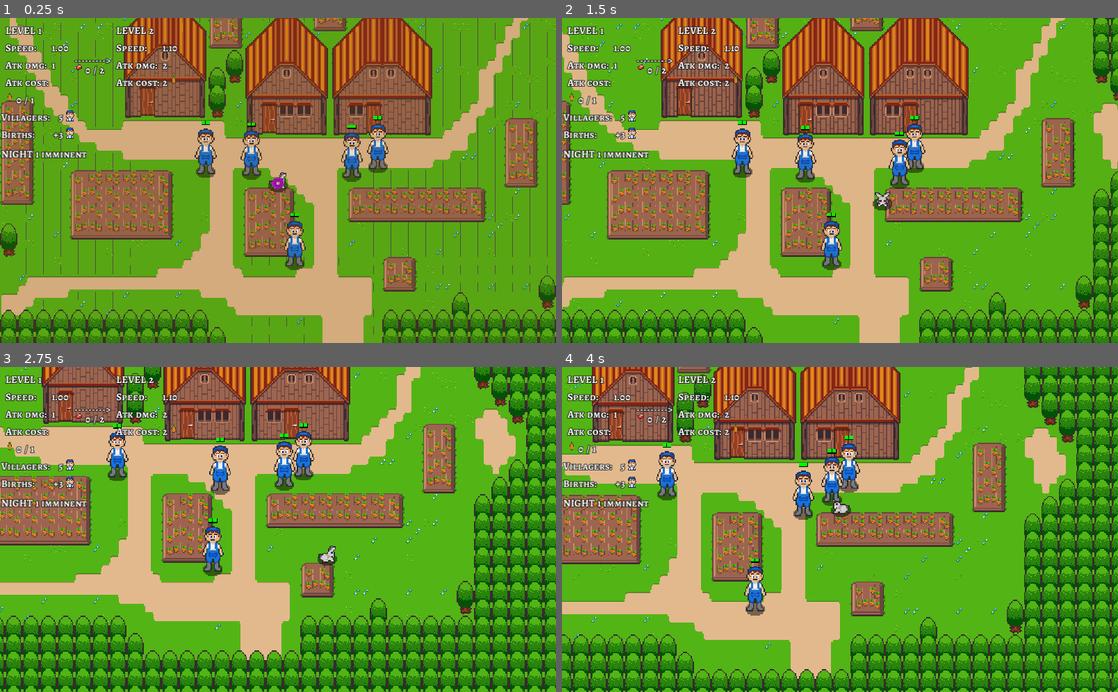
Above: before the commit, frames 1-4 (two rows, left to right).
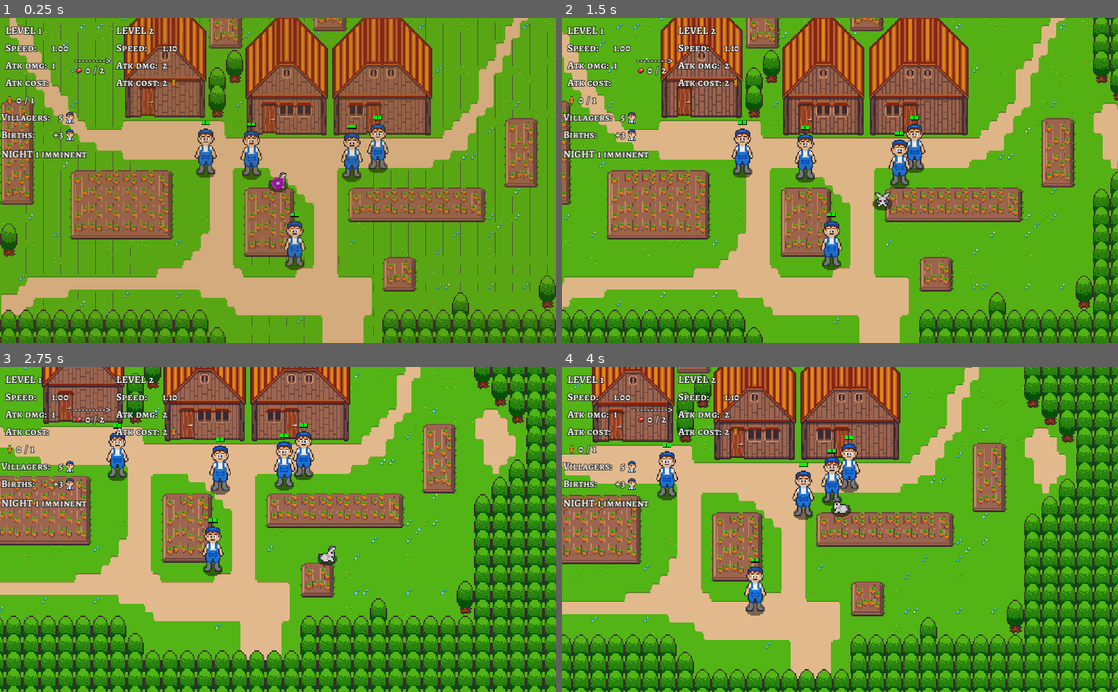
Above: after the commit, the same moments.

Repository: axerosh/rabbit-rampage
Game: Godot game, scene res://level2.tscn
Two runs of this game, one before a commit and one after it. Both use one fixed random seed, a clock stepped at 60 frames per second and the inputs below.
Inputs:
- Up to frame 1 (0.25 s): no input
- Up to frame 2 (1.5 s): tap Enter at 0.5 s; hold D (move_right) 0.53-1.28 s; tap Space (attack) at 0.6, 1.35 s; hold S (move_down) from 1.28 s (still down)
- Up to frame 3 (2.75 s): release S (move_down) at 2.03 s; hold D (move_right) from 2.03 s (still down); tap Space (attack) at 2.1 s
- Up to frame 4 (4 s): release D (move_right) at 2.78 s; hold W (move_up) 2.78-3.53 s; tap Space (attack) at 2.85, 3.6 s; hold A (move_left) from 3.53 s (still down)

The runs differ from the first frame. In frame 1, 0.2% of the frame differs, in the area x 1-32%, y 14-38%; in frame 2, 0.2%; in frame 3, 0.2%; in frame 4, 0.2%.

Commit message:
Center GUI icons

Diff:
--- a/gui/gui.tscn
+++ b/gui/gui.tscn
@@ -124,10 +124,10 @@
 }
 
 [node name="Unit" type="TextureRect" parent="Leveling/Current/CarrotCount"]
-margin_top = 8.0
 margin_right = 16.0
-margin_bottom = 16.0
+margin_bottom = 28.0
 texture = ExtResource( 1 )
+stretch_mode = 4
 __meta__ = {
 "_edit_use_anchors_": false
 }
@@ -183,10 +183,10 @@
 }
 
 [node name="Unit" type="TextureRect" parent="Leveling/LevelUp/FleshCounter"]
-margin_top = 8.0
 margin_right = 16.0
-margin_bottom = 24.0
+margin_bottom = 28.0
 texture = ExtResource( 2 )
+stretch_mode = 4
 __meta__ = {
 "_edit_use_anchors_": false
 }
@@ -317,12 +317,11 @@
 }
 
 [node name="Unit" type="TextureRect" parent="Leveling/Next/GridContainer/Cost"]
-anchor_top = 0.261
-anchor_bottom = 0.261
 margin_left = 14.0
 margin_right = 30.0
-margin_bottom = 16.0
+margin_bottom = 28.0
 texture = ExtResource( 1 )
+stretch_mode = 4
 __meta__ = {
 "_edit_use_anchors_": false
 }
@@ -361,8 +360,9 @@
 [node name="VillagersUnit" type="TextureRect" parent="Village"]
 margin_left = 119.0
 margin_right = 139.0
-margin_bottom = 21.0
+margin_bottom = 28.0
 texture = ExtResource( 6 )
+stretch_mode = 4
 
 [node name="BirthsLabel" type="Label" parent="Village"]
 margin_top = 32.0
@@ -391,8 +391,9 @@
 margin_left = 119.0
 margin_top = 32.0
 margin_right = 139.0
-margin_bottom = 53.0
+margin_bottom = 60.0
 texture = ExtResource( 6 )
+stretch_mode = 4
 
 [node name="Time" type="HBoxContainer" parent="."]
 margin_left = 2.0
